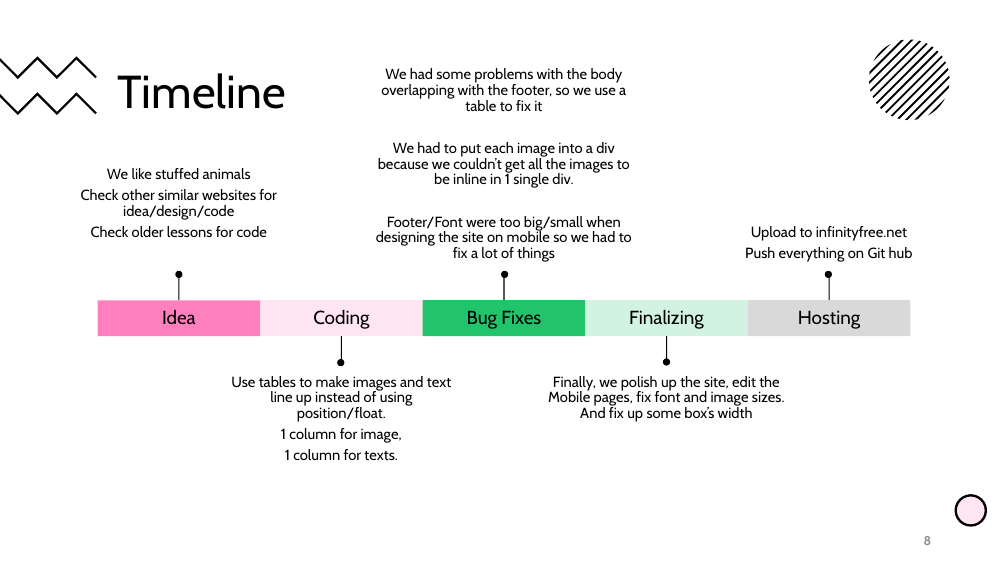
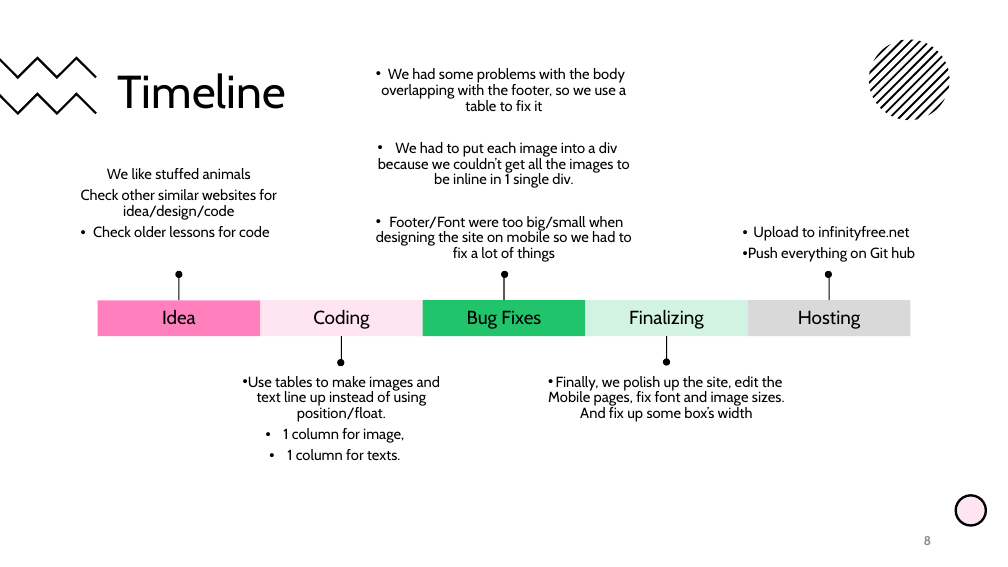
Before and after one commit to Kid290801/DandyStuffWeb, a slide deck: slide 8 of Stuff.pptx. Drawn at 1008x567 pixels with LibreOffice and Linux fonts; fonts in the diff are those of the drawing. Boxes give left, top, right and bottom in pixels: in the first picture for what was removed or moved away, otherwise in the second. Text is boxed around its words. In the diff, an @@ line names an element or a change of style, - is before the commit and + after.

```diff
--- a/Stuff.pptx
+++ b/Stuff.pptx
@@ bullet none to • in 4 elements at (x1=248, y1=376, x2=440, y2=460), (x1=376, y1=68, x2=632, y2=262), (x1=548, y1=376, x2=785, y2=422), (x1=748, y1=226, x2=915, y2=262) @@
@@ text at (x1=93, y1=226, x2=269, y2=237): bullet none to • @@
```
Also in this commit, not shown: 1 other slide changed.
